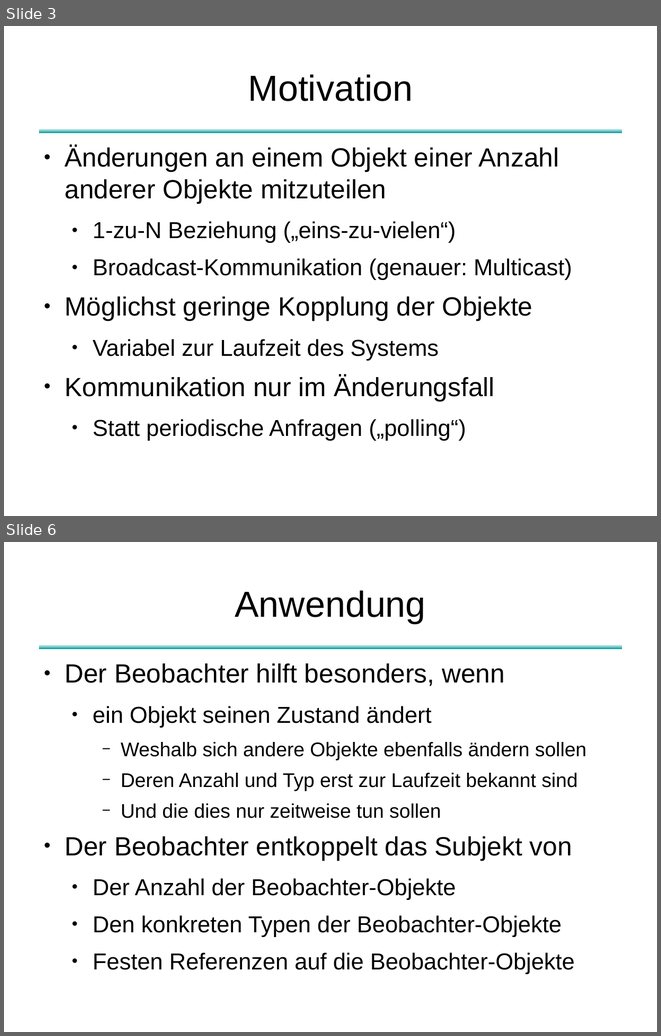
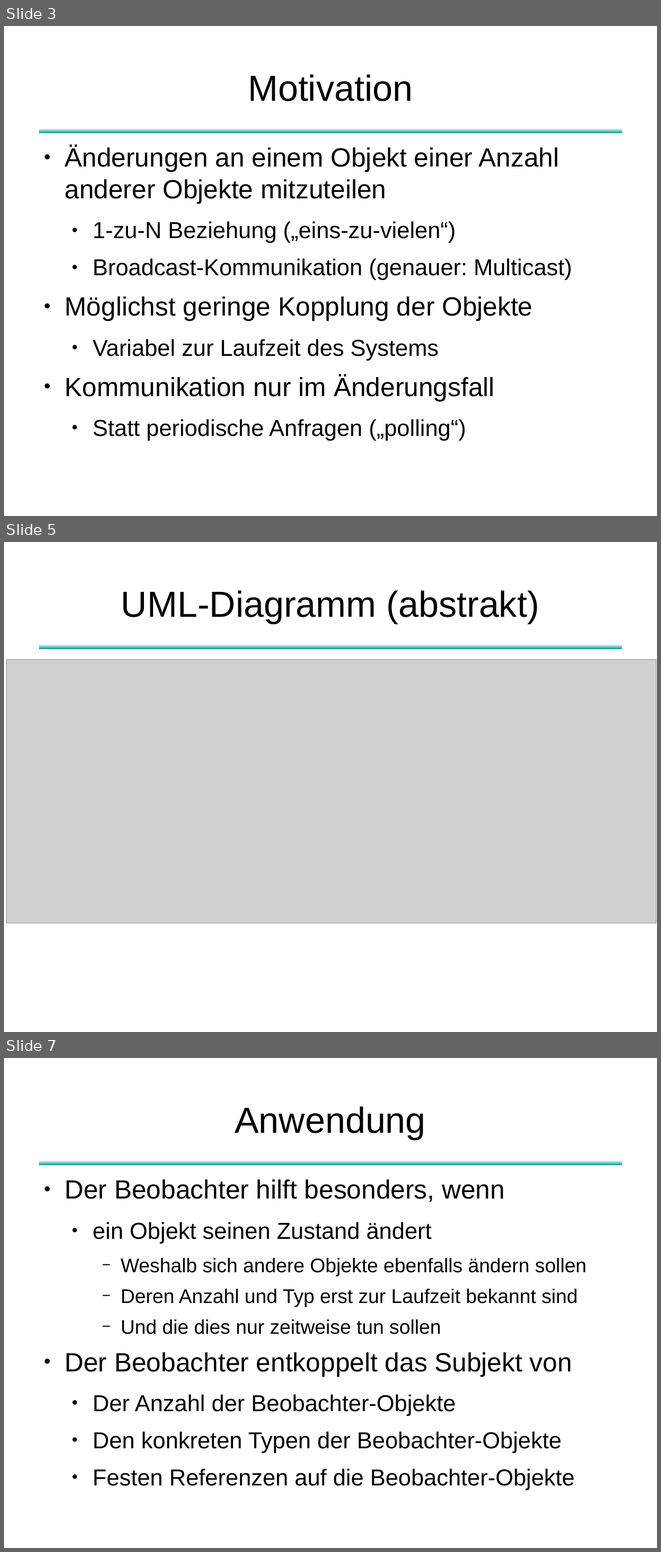
Before and after one commit to dlindner/vorlesung-se2-dhbw, a slide deck: added_2014/Entwurfsmuster Beobachter.odp. Shown one above the other, each under a label of ours: slides 3 and 6 before the commit, slides 3, 5 and 7 after it; the slides between them are not shown. The pictures are 661x1036 and 661x1552 pixels, drawn with LibreOffice and Linux fonts; fonts in the diff are those of the drawing; grey boxes stand for pictures. Boxes give left, top, right and bottom in pixels: in the first picture for what was removed or moved away, otherwise in the second. Text is boxed around its words. In the diff, an @@ line names an element or a change of style, - is before the commit and + after.

Commit message:
Verbesserte UML-Diagramme

```diff
--- a/added_2014/Entwurfsmuster Beobachter.odp
+++ b/added_2014/Entwurfsmuster Beobachter.odp
@@ slide 5 added at (4,542,657,1032), background #FFFFFF; not listed: 1 template element that a slide beside it also shows @@
@@ title added at (121,590,539,623), 44 pt, text #000000 @@
+UML-Diagramm (abstrakt)
@@ picture added at (6,659,657,923) @@
@@ what was slide 6 is now slide 7 @@
```
Also in this commit, not shown: 3 slides changed.
